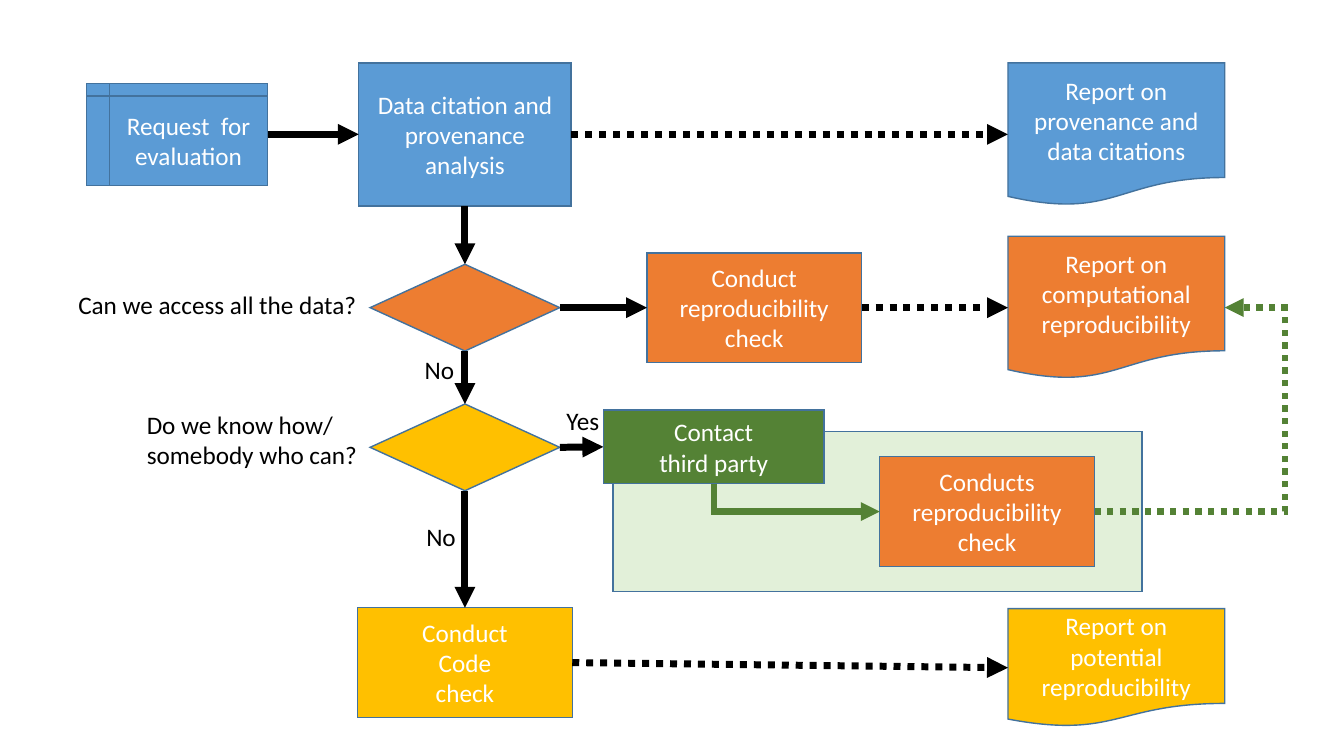
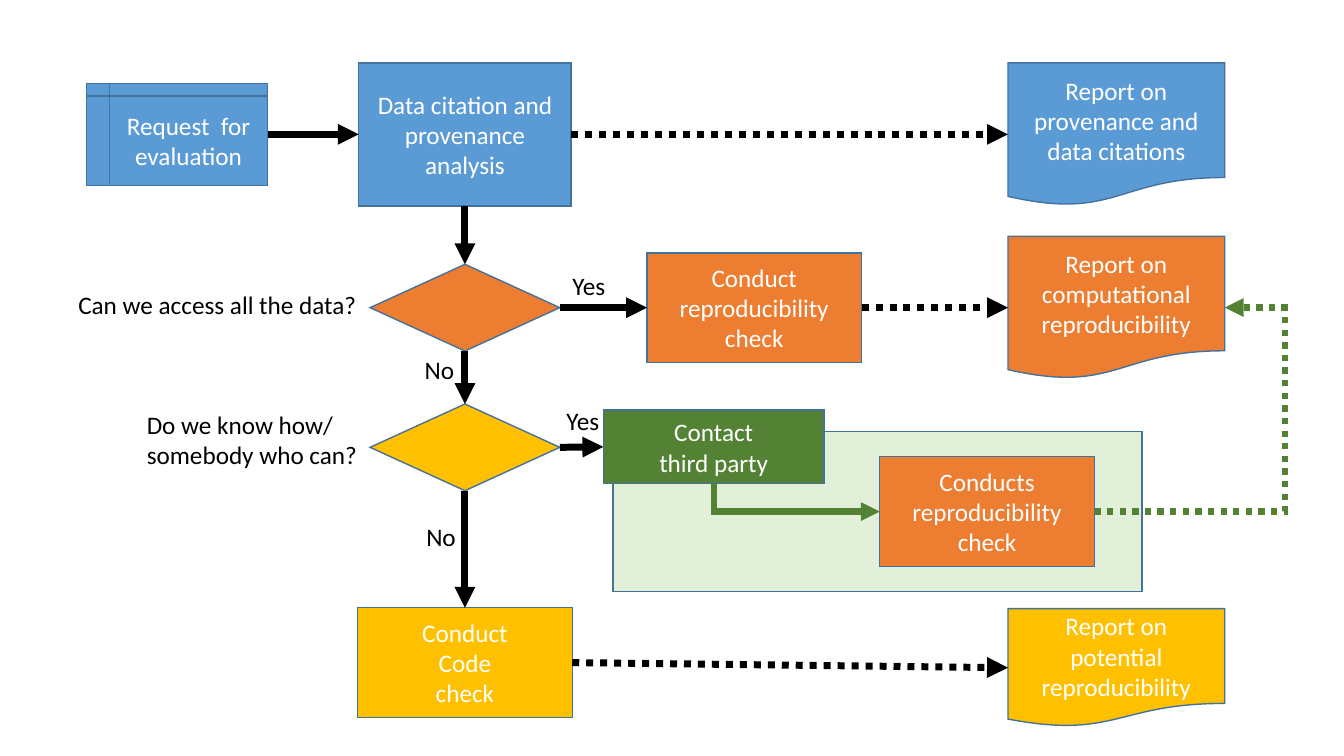
Before and after one commit to AEADataEditor/fireside-chat-2021, a slide deck: slide 9 of Vilhuber-Presentation-2021-01-19.pptx (slide 6 before the commit). Drawn at 1344x756 pixels with LibreOffice and Linux fonts; fonts in the diff are those of the drawing. Boxes give left, top, right and bottom in pixels: in the first picture for what was removed or moved away, otherwise in the second. Text is boxed around its words. In the diff, an @@ line names an element or a change of style, - is before the commit and + after.

```diff
--- a/Vilhuber-Presentation-2021-01-19.pptx
+++ b/Vilhuber-Presentation-2021-01-19.pptx
@@ text added at box(572, 278, 605, 295), 18 pt, text #000000 @@
+Yes
```
Also in this commit, not shown: 1 other slide changed, 9 slides added.
